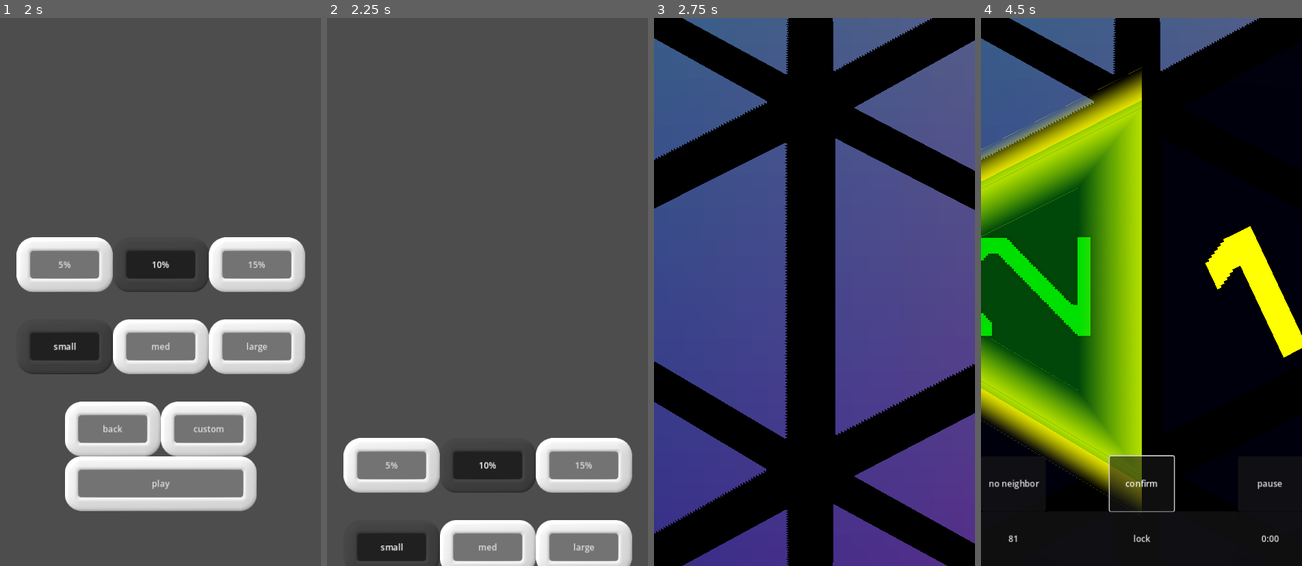
Above: before the commit, frames 1-4 (left to right).
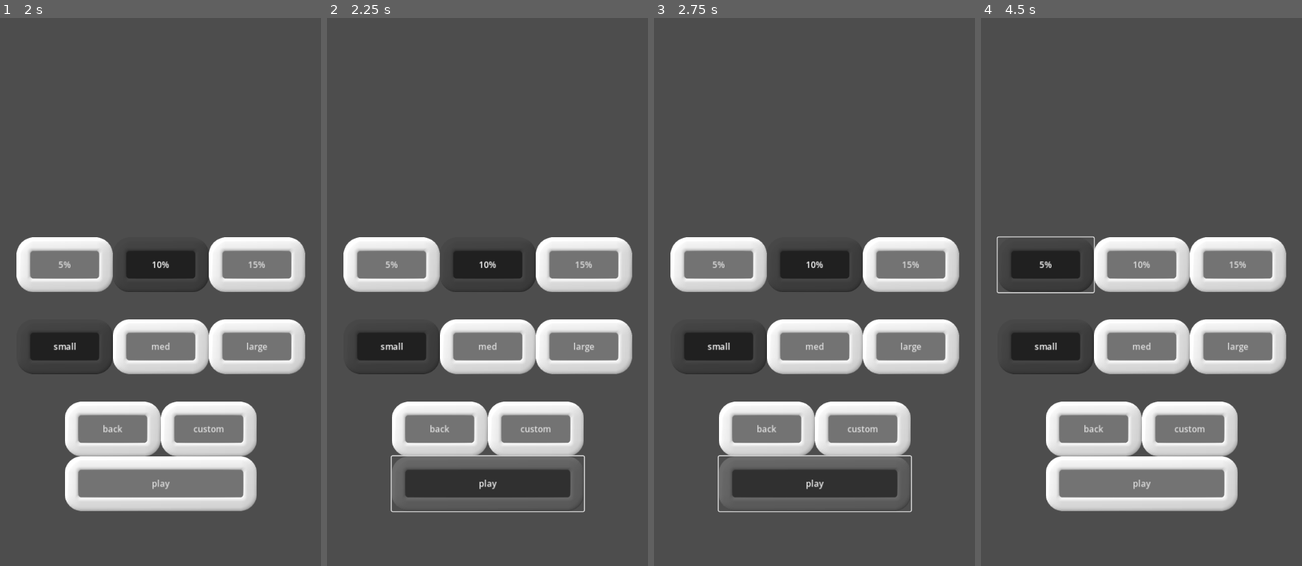
Above: after the commit, the same moments.

Repository: WalynC/sphereSweeperGodot
Game: Godot game, scene res://mainScenes/menu_scene.tscn
The game is run twice, just before and just after one commit, with the same random seed, the same clock (stepped at 60 frames per second) and the same inputs. This scene is started directly instead of the project's main scene.
Inputs (mouse positions are in pixels of both pictures, inside the frame that each line leads up to):
- Up to frame 1 (2 s): click "new" at 0.5 s; tap Enter at 1.25 s; move the mouse to (231, 264) at 1.27 s; hold Right (ui_right) from 1.28 s (still down); hold Down (scroll_down) from 1.28 s (still down); click (231, 264) at 1.42 s
- Up to frame 2 (2.25 s): release Right (ui_right) at 2 s; release Down (scroll_down) at 2 s; click "play" at 2 s
- Up to frame 3 (2.75 s): no input
- Up to frame 4 (4.5 s): click (1141, 483) at 2.75 s, where only the run after the commit has a clickable "play"; click (1141, 483) at 3.5 s, where only the run before the commit has a clickable "confirm"; click (1045, 264) at 4.25 s, where only the run after the commit has a clickable "5%"

Frame 1 is identical in both runs. In frame 2, 31% of the frame differs, in the area x 5-96%, y 40-100%; in frame 3, 100%, in the area x 0-100%, y 0-100%; in frame 4, 100%.
Error after the commit: Parse Error: Identifier "VisualLoader" not declared in the current scope. (res://UserSettings.gd:21)

Commit message:
Fixes incorrect path in UserSettings

Diff:
--- a/UserSettings.gd
+++ b/UserSettings.gd
@@ -1,12 +1,14 @@
 extends Node
 class_name UserSettings
+
+const path = "user://settings.cfg"
 
 static var config = ConfigFile.new()
 static var volume = 50
 # Called when the node enters the scene tree for the first time.
 func _ready():
 	print("load")
-	var err = config.load("user://settings.cfg")
+	var err = config.load(path)
 	if (err != OK): SetDefaultSettings()
 	GameManager.density = config.get_value("Settings", "density")
 	GameManager.size = config.get_value("Settings", "size")
@@ -16,6 +18,7 @@
 	volume = config.get_value("Settings", "volume")
 	GameUI.useMines = config.get_value("Settings", "useMines")
 	GameUI.secondsOnly = config.get_value("Settings", "secondsOnly")
+	VisualLoader.theme = config.get_value("Settings", "theme", 0)
 
 static func SetDefaultSettings():
 	config.set_value("Settings", "density", GameManager.density)
@@ -26,23 +29,25 @@
 	config.set_value("Settings", "advSize", GameManager.advSize)
 	config.set_value("Settings", "useMines", GameUI.useMines)
 	config.set_value("Settings", "secondsOnly", GameUI.secondsOnly)
+	config.set_value("Settings", "theme", VisualLoader.theme)
 
 static func SaveBasicSettings():
 	config.set_value("Settings", "density", GameManager.density)
 	config.set_value("Settings", "size", GameManager.size)
-	config.save("user://settings.cfg")
+	config.save(path)
 
 static func SaveOptionsMenuSettings():
 	config.set_value("Settings", "confirmSelect", Controls.confirmSelect)
 	config.set_value("Settings", "volume", volume)
-	config.save("user://scores.cfg")
+	config.set_value("Settings", "theme", VisualLoader.theme)
+	config.save(path)
 
 static func SaveCustomGameSettings():
 	config.set_value("Settings", "advDensity", GameManager.advDensity)
 	config.set_value("Settings", "advSize", GameManager.advSize)
-	config.save("user://scores.cfg")
+	config.save(path)
 
 static func SaveGameUISettings():
 	config.set_value("Settings", "useMines", GameUI.useMines)
 	config.set_value("Settings", "secondsOnly", GameUI.secondsOnly)
-	config.save("user://scores.cfg")
+	config.save(path)
